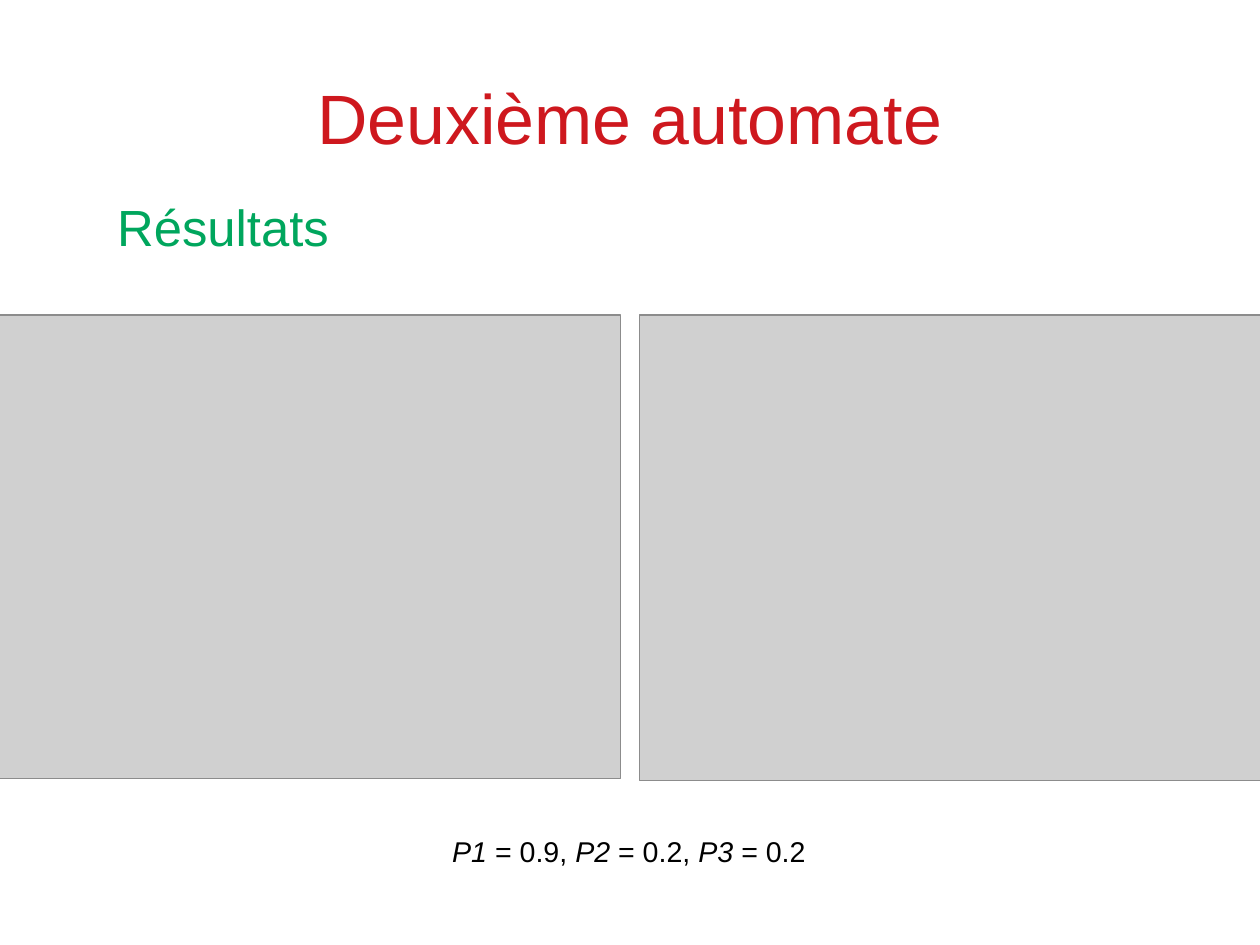
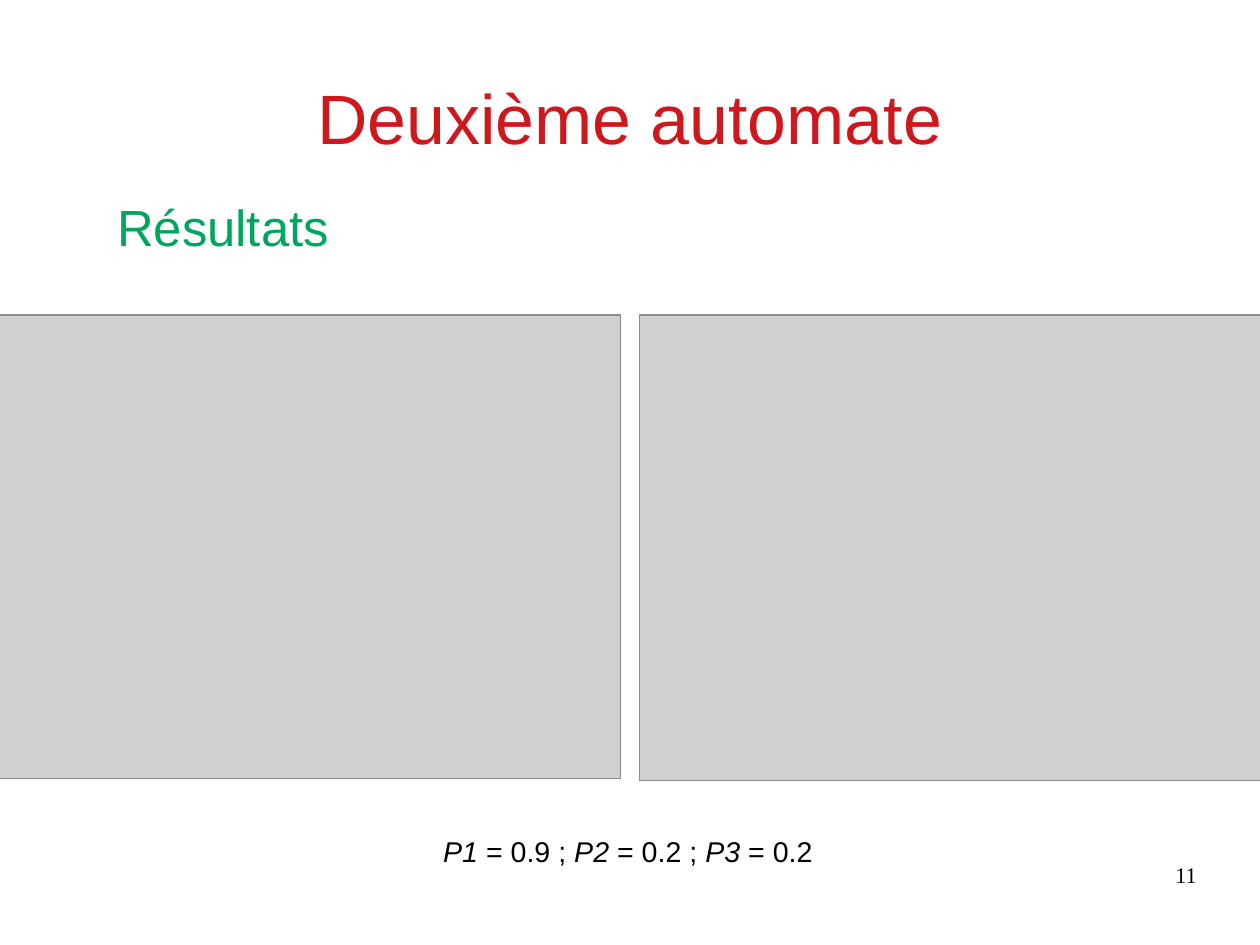
Before and after one commit to Arthurrre/TIPE_Automate, a slide deck: slide 11 of diapo/présentation.odp. Drawn at 1260x945 pixels with LibreOffice and Linux fonts; fonts in the diff are those of the drawing; grey boxes stand for pictures. Boxes give left, top, right and bottom in pixels: in the first picture for what was removed or moved away, otherwise in the second. Text is boxed around its words. In the diff, an @@ line names an element or a change of style, - is before the commit and + after.

```diff
--- a/diapo/présentation.odp
+++ b/diapo/présentation.odp
@@ text at (443,842,813,863): text changed @@
-P1 = 0.9, P2 = 0.2, P3 = 0.2
+P1 = 0.9 ; P2 = 0.2 ; P3 = 0.2
@@ page number added at (1175,868,1196,883), 14 pt, text #000000 @@
+11
```
Also in this commit, not shown: 11 other slides changed, 15 other files.
